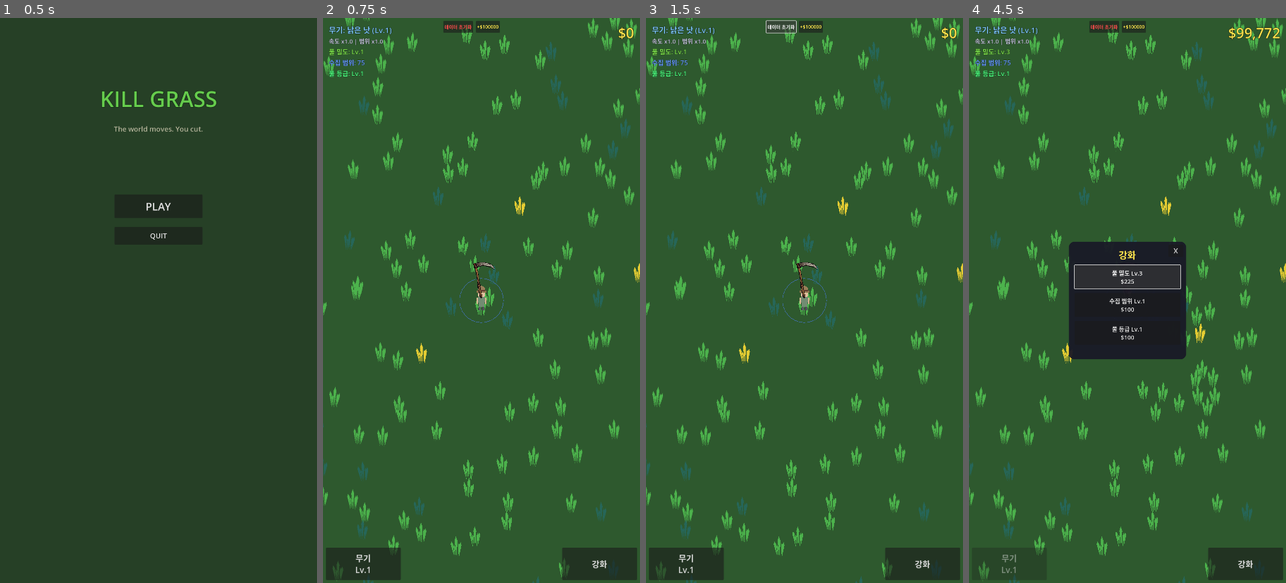
Above: before the commit, frames 1-4 (left to right).
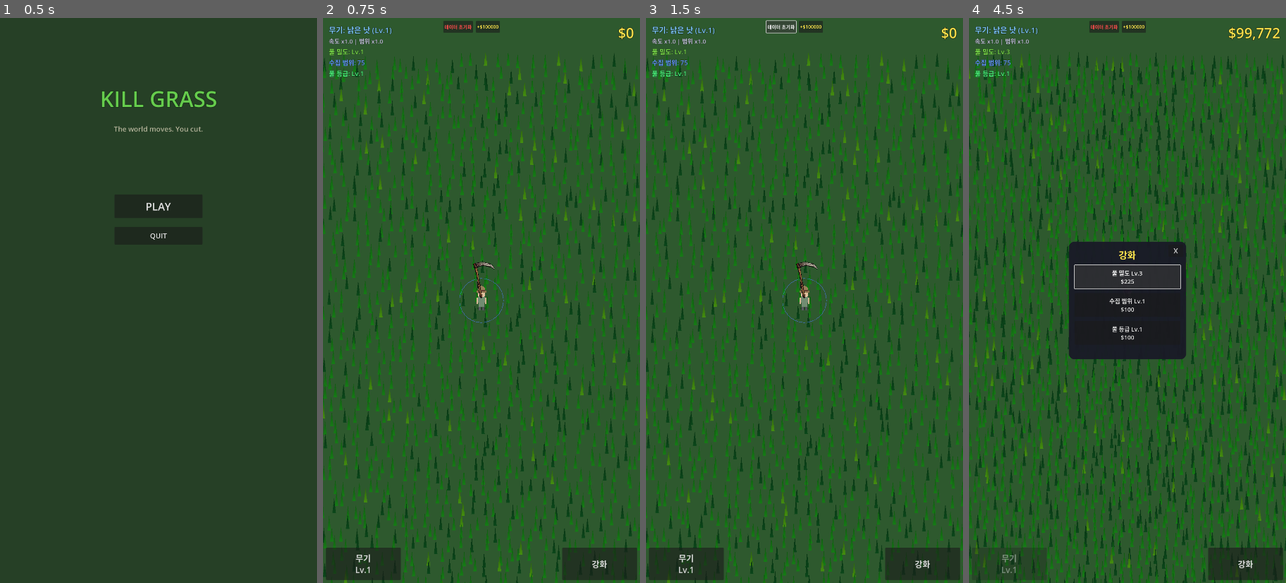
Above: after the commit, the same moments.

Repository: yellyB/game-kill-grass
Game: Godot game, scene res://scenes/ui/main_menu.tscn
Same seed, same stepped clock (60 frames per second), same inputs: the game is played once before the commit and once after it.
Inputs:
- Up to frame 1 (0.5 s): no input
- Up to frame 2 (0.75 s): click "PLAY" at 0.5 s
- Up to frame 3 (1.5 s): click "데이터 초기화" at 1.25 s
- Up to frame 4 (4.5 s): click "+$100000" at 2 s; click "강화" at 2.75 s; click "풀 밀도 Lv.1 $100" at 3.5 s; click "풀 밀도 Lv.2 $150" at 4.25 s

Frame 1 is identical in both runs. In frame 2, 19% of the frame differs, in the area x 0-100%, y 0-100%; in frame 3, 19%; in frame 4, 26%.
Error before the commit: Invalid assignment of property or key 'upgrade_drop_rate' with value of type 'int' on a base object of type 'Node (game_manager.gd)'. (res://autoload/save_mana…

Commit message:
풀 렌더링 방식 전면 최적화

Diff:
--- a/autoload/save_manager.gd
+++ b/autoload/save_manager.gd
@@ -53,7 +53,7 @@
 func reset_all_data() -> void:
 	delete_save()
 	GameManager.money = 0
-	GameManager.upgrade_drop_rate = 0
+	GameManager.upgrade_grass_density = 0
 	GameManager.upgrade_magnet_range = 0
 	GameManager.upgrade_grass_quality = 0
 	GameManager.money_changed.emit(0)
--- a/scenes/core/main.tscn
+++ b/scenes/core/main.tscn
@@ -3,7 +3,6 @@
 [ext_resource type="Script" path="res://scripts/main.gd" id="1_main"]
 [ext_resource type="Script" path="res://scripts/world_root.gd" id="2_world"]
 [ext_resource type="Script" path="res://scripts/grass_spawner.gd" id="3_spawner"]
-[ext_resource type="PackedScene" uid="uid://cgrass123" path="res://scenes/world/grass.tscn" id="4_grass"]
 [ext_resource type="Script" path="res://scripts/player.gd" id="5_player"]
 [ext_resource type="Script" path="res://scripts/game_camera.gd" id="6_camera"]
 [ext_resource type="PackedScene" uid="uid://chud123" path="res://scenes/ui/hud.tscn" id="7_hud"]
@@ -37,12 +36,10 @@
 offset_bottom = 3000.0
 color = Color(0.18, 0.35, 0.18, 1)
 
-[node name="GrassSpawner" type="Node2D" parent="WorldRoot"]
+[node name="GrassSpawner" type="Node2D" parent="WorldRoot" groups=["grass_spawner"]]
 script = ExtResource("3_spawner")
-grass_scene = ExtResource("4_grass")
 chunk_size = 400.0
-render_distance = 4
-grass_per_chunk = 10
+render_distance = 2
 
 [node name="Player" type="CharacterBody2D" parent="." groups=["player"]]
 collision_layer = 1
--- a/scripts/grass_spawner.gd
+++ b/scripts/grass_spawner.gd
@@ -1,45 +1,82 @@
 extends Node2D
 
-@export var grass_scene: PackedScene
+signal grass_cut(position: Vector2, value: int)
+
 @export var chunk_size: float = 400.0
-@export var render_distance: int = 3
-
+@export var render_distance: int = 2
+
+var multimesh_instance: MultiMeshInstance2D
+var multimesh: MultiMesh
+
+var grass_data: Dictionary = {}
 var loaded_chunks: Dictionary = {}
+
+var grid_cell_size: float = 40.0
+
 var player: Node2D = null
-var current_density_level: int = -1
+var player_attack_area: Area2D = null
 
 func _ready() -> void:
+	setup_multimesh()
 	call_deferred("find_player")
 	GameManager.upgrade_purchased.connect(_on_upgrade_purchased)
+
+func setup_multimesh() -> void:
+	multimesh = MultiMesh.new()
+	multimesh.transform_format = MultiMesh.TRANSFORM_2D
+	multimesh.use_colors = true
+	multimesh.mesh = create_grass_mesh()
+	multimesh.instance_count = 0
+
+	multimesh_instance = MultiMeshInstance2D.new()
+	multimesh_instance.multimesh = multimesh
+	add_child(multimesh_instance)
+
+func create_grass_mesh() -> ArrayMesh:
+	var mesh = ArrayMesh.new()
+	var vertices = PackedVector2Array([
+		Vector2(-6, 0),
+		Vector2(6, 0),
+		Vector2(0, -50)
+	])
+	var colors = PackedColorArray([
+		Color(0.3, 0.7, 0.3),
+		Color(0.3, 0.7, 0.3),
+		Color(0.2, 0.5, 0.2)
+	])
+	var arrays = []
+	arrays.resize(Mesh.ARRAY_MAX)
+	arrays[Mesh.ARRAY_VERTEX] = vertices
+	arrays[Mesh.ARRAY_COLOR] = colors
+	mesh.add_surface_from_arrays(Mesh.PRIMITIVE_TRIANGLES, arrays)
+	return mesh
 
 func find_player() -> void:
 	player = get_tree().get_first_node_in_group("player")
 	if player:
-		current_density_level = GameManager.get_grass_density_level()
+		player_attack_area = player.get_node_or_null("AttackArea")
 		update_chunks()
 
 func _on_upgrade_purchased(upgrade_type: String, _level: int) -> void:
 	if upgrade_type == "grass_density":
-		current_density_level = GameManager.get_grass_density_level()
-		reload_current_chunk()
-
-func _process(_delta: float) -> void:
-	if player:
+		grass_data.clear()
+		loaded_chunks.clear()
 		update_chunks()
 
-func get_chunk_coord(world_pos: Vector2) -> Vector2i:
-	return Vector2i(
-		floori(world_pos.x / chunk_size),
-		floori(world_pos.y / chunk_size)
-	)
-
-func update_chunks() -> void:
+func _process(delta: float) -> void:
 	if not player:
 		return
 
+	update_chunks()
+	process_regen(delta)
+	update_multimesh()
+
+func get_chunk_coord(world_pos: Vector2) -> Vector2i:
+	return Vector2i(floori(world_pos.x / chunk_size), floori(world_pos.y / chunk_size))
+
+func update_chunks() -> void:
 	var relative_player_pos = player.global_position - global_position
 	var player_chunk = get_chunk_coord(relative_player_pos)
-	var chunks_to_load: Array[Vector2i] = []
 	var chunks_to_keep: Dictionary = {}
 
 	for x in range(-render_distance, render_distance + 1):
@@ -47,93 +84,137 @@
 			var chunk_coord = Vector2i(player_chunk.x + x, player_chunk.y + y)
 			chunks_to_keep[chunk_coord] = true
 			if not loaded_chunks.has(chunk_coord):
-				chunks_to_load.append(chunk_coord)
-
-	var chunks_to_unload: Array[Vector2i] = []
+				load_chunk(chunk_coord)
+
 	for chunk_coord in loaded_chunks.keys():
 		if not chunks_to_keep.has(chunk_coord):
-			chunks_to_unload.append(chunk_coord)
-
-	for chunk_coord in chunks_to_unload:
-		unload_chunk(chunk_coord)
-
-	for chunk_coord in chunks_to_load:
-		load_chunk(chunk_coord)
+			unload_chunk(chunk_coord)
 
 func load_chunk(chunk_coord: Vector2i) -> void:
 	if loaded_chunks.has(chunk_coord):
 		return
 
-	var grass_list: Array[Node] = []
+	var positions: Array[Vector2i] = []
 	var chunk_origin = Vector2(chunk_coord.x * chunk_size, chunk_coord.y * chunk_size)
-	var spawned_positions: Array[Vector2] = []
+
+	var density_level = GameManager.get_grass_density_level()
+	var cell_size = grid_cell_size / (1.0 + density_level * 0.15)
 
 	var rng = RandomNumberGenerator.new()
 	rng.seed = hash(chunk_coord)
 
-	var grass_count = GameManager.get_grass_per_chunk()
-	var min_spacing = GameManager.get_grass_min_spacing()
-
-	for i in grass_count:
-		var pos = get_random_position_in_chunk(chunk_origin, spawned_positions, rng, min_spacing)
-		if pos != Vector2.INF:
-			var grass = spawn_grass_at(pos, rng)
-			if grass:
-				grass_list.append(grass)
-				spawned_positions.append(pos)
-
-	loaded_chunks[chunk_coord] = grass_list
+	var cells_per_side = int(chunk_size / cell_size)
+	for gx in cells_per_side:
+		for gy in cells_per_side:
+			var world_x = chunk_origin.x + gx * cell_size + rng.randf_range(0, cell_size * 0.7)
+			var world_y = chunk_origin.y + gy * cell_size + rng.randf_range(0, cell_size * 0.7)
+			var grid_pos = Vector2i(int(world_x), int(world_y))
+
+			if not grass_data.has(grid_pos):
+				var gd = GameManager.get_random_grass_data()
+				grass_data[grid_pos] = {
+					"cut": false,
+					"type": get_grass_type_index(gd),
+					"health": gd.max_health if gd else 1,
+					"max_health": gd.max_health if gd else 1,
+					"regen_time": gd.regen_time if gd else 5.0,
+					"regen_timer": 0.0,
+					"value": randi_range(gd.min_drop_value, gd.max_drop_value) if gd else 1
+				}
+				positions.append(grid_pos)
+
+	loaded_chunks[chunk_coord] = positions
 
 func unload_chunk(chunk_coord: Vector2i) -> void:
 	if not loaded_chunks.has(chunk_coord):
 		return
 
-	var grass_list = loaded_chunks[chunk_coord]
-	for grass in grass_list:
-		if is_instance_valid(grass):
-			grass.queue_free()
+	var positions = loaded_chunks[chunk_coord]
+	for grid_pos in positions:
+		grass_data.erase(grid_pos)
 
 	loaded_chunks.erase(chunk_coord)
 
-func get_random_position_in_chunk(chunk_origin: Vector2, existing: Array[Vector2], rng: RandomNumberGenerator, min_spacing: float) -> Vector2:
-	var max_attempts = 30
-
-	for _attempt in max_attempts:
-		var pos = Vector2(
-			chunk_origin.x + rng.randf() * chunk_size,
-			chunk_origin.y + rng.randf() * chunk_size
-		)
-
-		var valid = true
-		for existing_pos in existing:
-			if pos.distance_to(existing_pos) < min_spacing:
-				valid = false
-				break
-
-		if valid:
-			return pos
-
-	return Vector2.INF
-
-func reload_current_chunk() -> void:
-	if not player:
-		return
-
-	var relative_player_pos = player.global_position - global_position
-	var player_chunk = get_chunk_coord(relative_player_pos)
-
-	if loaded_chunks.has(player_chunk):
-		unload_chunk(player_chunk)
-		load_chunk(player_chunk)
-
-func spawn_grass_at(pos: Vector2, _rng: RandomNumberGenerator) -> Node:
-	if not grass_scene:
-		return null
-
-	var grass = grass_scene.instantiate()
-	grass.position = pos
-
-	grass.grass_data = GameManager.get_random_grass_data()
-
-	add_child(grass)
-	return grass
+func get_grass_type_index(gd: GrassData) -> int:
+	if not gd:
+		return 0
+	for i in GameManager.grass_data_list.size():
+		if GameManager.grass_data_list[i] == gd:
+			return i
+	return 0
+
+func process_regen(delta: float) -> void:
+	for grid_pos in grass_data:
+		var data = grass_data[grid_pos]
+		if data.cut:
+			data.regen_timer += delta
+			if data.regen_timer >= data.regen_time:
+				var gd = GameManager.get_random_grass_data()
+				data.cut = false
+				data.type = get_grass_type_index(gd)
+				data.health = gd.max_health if gd else 1
+				data.max_health = gd.max_health if gd else 1
+				data.regen_time = gd.regen_time if gd else 5.0
+				data.regen_timer = 0.0
+				data.value = randi_range(gd.min_drop_value, gd.max_drop_value) if gd else 1
+
+func update_multimesh() -> void:
+	var visible_grass: Array = []
+	var colors_list: Array = []
+
+	for grid_pos in grass_data:
+		var data = grass_data[grid_pos]
+		var world_pos = Vector2(grid_pos.x, grid_pos.y)
+		visible_grass.append(world_pos)
+
+		if data.cut:
+			colors_list.append(Color(0.5, 0.4, 0.2, 1))
+		else:
+			var gd = GameManager.grass_data_list[data.type] if data.type < GameManager.grass_data_list.size() else null
+			colors_list.append(gd.color if gd else Color(0.3, 0.7, 0.3, 1))
+
+	multimesh.instance_count = visible_grass.size()
+
+	for i in visible_grass.size():
+		var t = Transform2D()
+		t.origin = visible_grass[i]
+		if i < grass_data.size():
+			var grid_pos = Vector2i(int(visible_grass[i].x), int(visible_grass[i].y))
+			if grass_data.has(grid_pos) and grass_data[grid_pos].cut:
+				t = t.scaled(Vector2(1.5, 0.3))
+		multimesh.set_instance_transform_2d(i, t)
+		multimesh.set_instance_color(i, colors_list[i])
+
+func attack_grass_in_area(center: Vector2, radius: float) -> int:
+	var total_value = 0
+	var attacked_positions: Array = []
+
+	for grid_pos in grass_data:
+		var data = grass_data[grid_pos]
+		if data.cut:
+			continue
+
+		var world_pos = Vector2(grid_pos.x, grid_pos.y)
+		var distance = center.distance_to(world_pos)
+
+		if distance <= radius:
+			data.health -= 1
+			if data.health <= 0:
+				data.cut = true
+				data.regen_timer = 0.0
+				total_value += data.value
+				attacked_positions.append(world_pos)
+
+	for pos in attacked_positions:
+		var grid_pos = Vector2i(int(pos.x), int(pos.y))
+		if grass_data.has(grid_pos):
+			spawn_coin(pos, grass_data[grid_pos].value)
+
+	return total_value
+
+func spawn_coin(pos: Vector2, value: int) -> void:
+	var CoinScene = preload("res://scenes/world/coin.tscn")
+	var coin = CoinScene.instantiate()
+	coin.position = pos
+	coin.set_value(value)
+	get_parent().add_child(coin)
--- a/scripts/player.gd
+++ b/scripts/player.gd
@@ -24,23 +24,30 @@
 
 var input_direction: Vector2 = Vector2.ZERO
 var can_attack: bool = true
-var grasses_in_range: Array[Node2D] = []
 var target_weapon_angle: float = 0.0
 var is_swinging: bool = false
 var walk_time: float = 0.0
 var spin_angle: float = 0.0
 var current_visual_type: String = ""
 var weapon_base_scale: Vector2 = Vector2.ONE
+var grass_spawner: Node2D = null
+var attack_radius: float = 80.0
 
 func _ready() -> void:
-  attack_area.area_entered.connect(_on_grass_entered)
-  attack_area.area_exited.connect(_on_grass_exited)
   attack_timer.timeout.connect(_on_attack_timer_timeout)
   update_attack_range()
   create_weapon_visual()
   GameManager.upgrade_purchased.connect(_on_upgrade_purchased)
   WeaponManager.weapon_changed.connect(_on_weapon_changed)
   queue_redraw()
+  call_deferred("find_grass_spawner")
+
+func find_grass_spawner() -> void:
+  grass_spawner = get_tree().get_first_node_in_group("grass_spawner")
+  if not grass_spawner:
+    var world_root = get_parent()
+    if world_root:
+      grass_spawner = world_root.get_node_or_null("GrassSpawner")
 
 func _process(delta: float) -> void:
   input_direction = get_input_direction()
@@ -106,7 +113,7 @@
 func try_attack() -> void:
   if not can_attack:
     return
-  if grasses_in_range.is_empty():
+  if not grass_spawner:
     return
 
   can_attack = false
@@ -114,57 +121,16 @@
   attack_timer.wait_time = 0.2 / weapon_speed
   attack_timer.start()
 
-  var attack_type = WeaponManager.get_attack_type()
-
-  match attack_type:
-    "double":
-      attack_multiple_grass(2)
-    "spin", "aura", "flame", "world":
-      attack_all_grass()
-    "screen":
-      attack_all_grass()
-    _:
-      attack_closest_grass()
-
-func attack_closest_grass() -> void:
-  var closest_grass: Node2D = null
-  var closest_distance: float = INF
-
-  for grass in grasses_in_range:
-    if is_instance_valid(grass) and grass.has_method("take_damage"):
-      var distance = global_position.distance_to(grass.global_position)
-      if distance < closest_distance:
-        closest_distance = distance
-        closest_grass = grass
-
-  if closest_grass:
-    swing_weapon(closest_grass.global_position)
-    closest_grass.take_damage(1)
-
-func attack_multiple_grass(count: int) -> void:
-  var valid_grasses: Array = []
-
-  for grass in grasses_in_range:
-    if is_instance_valid(grass) and grass.has_method("take_damage"):
-      valid_grasses.append(grass)
-
-  valid_grasses.sort_custom(func(a, b):
-    return global_position.distance_to(a.global_position) < global_position.distance_to(b.global_position)
-  )
-
-  for i in min(count, valid_grasses.size()):
-    if i == 0:
-      swing_weapon(valid_grasses[i].global_position)
-    valid_grasses[i].take_damage(1)
-
-func attack_all_grass() -> void:
-  var attacked = false
-  for grass in grasses_in_range:
-    if is_instance_valid(grass) and grass.has_method("take_damage"):
-      if not attacked:
-        swing_weapon(grass.global_position)
-        attacked = true
-      grass.take_damage(1)
+  var attack_center = global_position
+  if input_direction != Vector2.ZERO:
+    attack_center += input_direction * (attack_radius * 0.5)
+
+  var local_attack_center = attack_center - grass_spawner.global_position
+
+  grass_spawner.attack_grass_in_area(local_attack_center, attack_radius)
+
+  var target_pos = attack_center + input_direction * 30
+  swing_weapon(target_pos)
 
 func swing_weapon(target_pos: Vector2) -> void:
   var attack_type = WeaponManager.get_attack_type()
@@ -290,9 +256,7 @@
 func update_attack_range() -> void:
   const BASE_ATTACK_RANGE: float = 80.0
   var weapon_range = WeaponManager.get_weapon_range()
-  var final_range = BASE_ATTACK_RANGE * weapon_range
-  if attack_shape and attack_shape.shape is CircleShape2D:
-    attack_shape.shape.radius = final_range
+  attack_radius = BASE_ATTACK_RANGE * weapon_range
 
 func create_weapon_visual() -> void:
   var visual_type = WeaponManager.get_visual_type()
@@ -578,13 +542,6 @@
         for child in aura_effect.get_children():
           child.rotation -= delta * 3.0
 
-func _on_grass_entered(area: Area2D) -> void:
-  if area.is_in_group("grass"):
-    grasses_in_range.append(area)
-
-func _on_grass_exited(area: Area2D) -> void:
-  grasses_in_range.erase(area)
-
 func _on_attack_timer_timeout() -> void:
   can_attack = true
 
